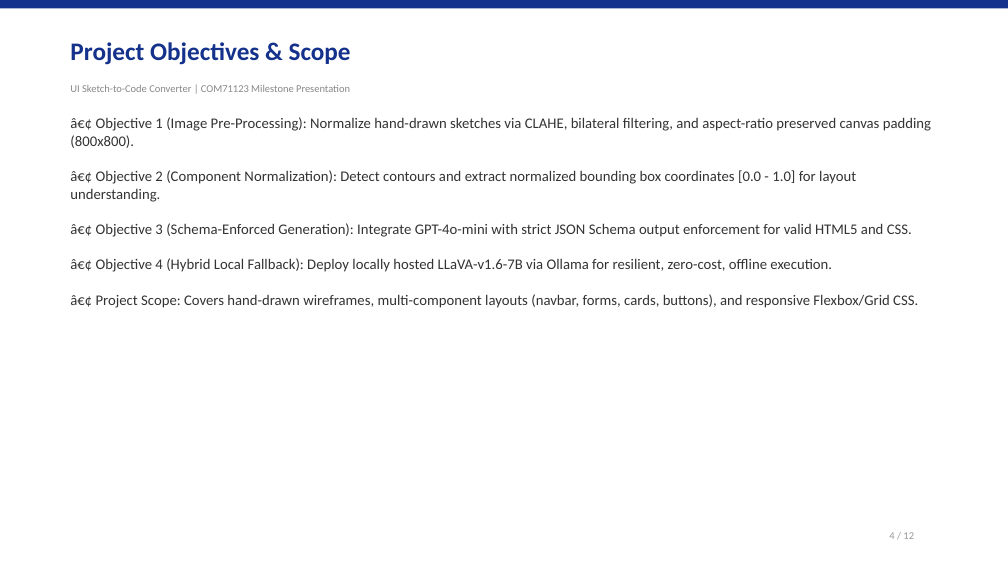
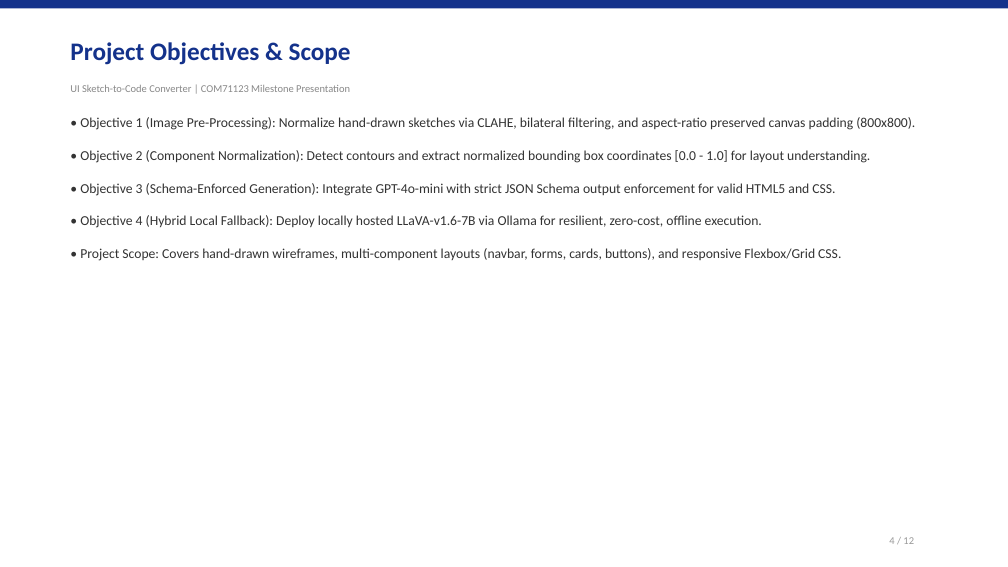
Before and after one commit to arun160420/ui-sketch-to-code, a slide deck: slide 4 of UI_Sketch_to_Code_Presentation.pptx. Drawn at 1008x567 pixels with LibreOffice and Linux fonts; fonts in the diff are those of the drawing. Boxes give left, top, right and bottom in pixels: in the first picture for what was removed or moved away, otherwise in the second. Text is boxed around its words. In the diff, an @@ line names an element or a change of style, - is before the commit and + after.

```diff
--- a/UI_Sketch_to_Code_Presentation.pptx
+++ b/UI_Sketch_to_Code_Presentation.pptx
@@ text at box(80, 117, 915, 261): text changed; size 14 to 13 pt @@
-â€¢ Objective 1 (Image Pre-Processing): Normalize hand-drawn sketches via CLAHE, bilateral filtering, and aspect-ratio preserved canvas padding (800x800).
-â€¢ Objective 2 (Component Normalization): Detect contours and extract normalized bounding box coordinates [0.0 - 1.0] for layout understanding.
-â€¢ Objective 3 (Schema-Enforced Generation): Integrate GPT-4o-mini with strict JSON Schema output enforcement for valid HTML5 and CSS.
-â€¢ Objective 4 (Hybrid Local Fallback): Deploy locally hosted LLaVA-v1.6-7B via Ollama for resilient, zero-cost, offline execution.
-â€¢ Project Scope: Covers hand-drawn wireframes, multi-component layouts (navbar, forms, cards, buttons), and responsive Flexbox/Grid CSS.
+• Objective 1 (Image Pre-Processing): Normalize hand-drawn sketches via CLAHE, bilateral filtering, and aspect-ratio preserved canvas padding (800x800).
+• Objective 2 (Component Normalization): Detect contours and extract normalized bounding box coordinates [0.0 - 1.0] for layout understanding.
+• Objective 3 (Schema-Enforced Generation): Integrate GPT-4o-mini with strict JSON Schema output enforcement for valid HTML5 and CSS.
+• Objective 4 (Hybrid Local Fallback): Deploy locally hosted LLaVA-v1.6-7B via Ollama for resilient, zero-cost, offline execution.
+• Project Scope: Covers hand-drawn wireframes, multi-component layouts (navbar, forms, cards, buttons), and responsive Flexbox/Grid CSS.
@@ text "4 / 12": place and size @@
-text "4 / 12" at box(889, 532, 914, 539)
+text "4 / 12" at box(889, 537, 914, 544)
```
Also in this commit, not shown: 10 other slides changed, 1 slide added, 1 slide removed, 1 other file.
